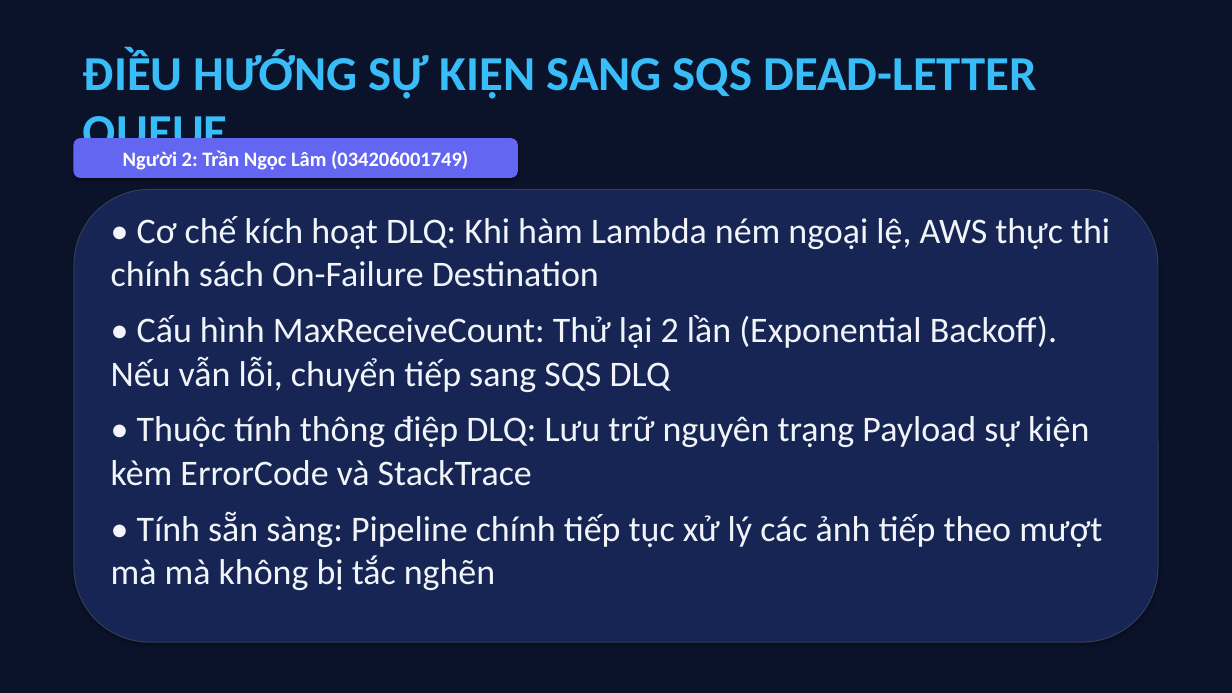
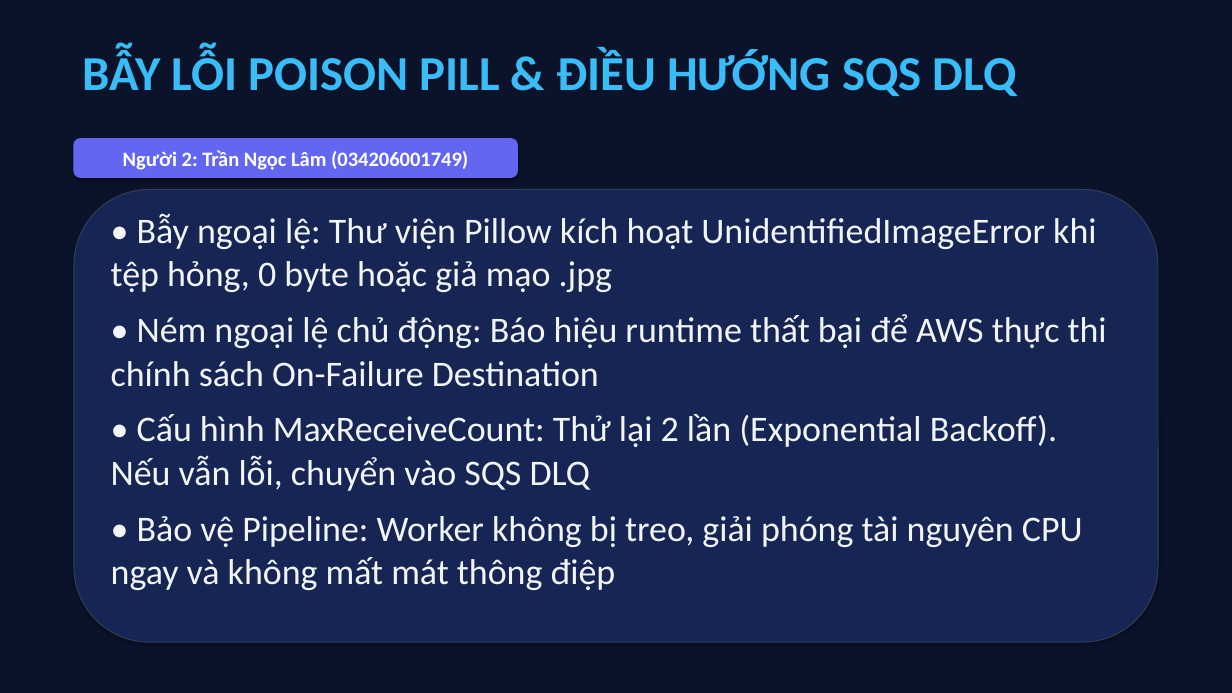
Before and after one commit to datdanghoccode/DTDM_XuLyAnh_Serverless, a slide deck: slide 8 of docs/DTDM_ThuyetTrinh_DeTai9.pptx (slide 16 before the commit). Drawn at 1232x693 pixels with LibreOffice and Linux fonts; fonts in the diff are those of the drawing. Boxes give left, top, right and bottom in pixels: in the first picture for what was removed or moved away, otherwise in the second. Text is boxed around its words. In the diff, an @@ line names an element or a change of style, - is before the commit and + after.

```diff
--- a/docs/DTDM_ThuyetTrinh_DeTai9.pptx
+++ b/docs/DTDM_ThuyetTrinh_DeTai9.pptx
@@ text at (83, 50, 1017, 96): text changed @@
-ĐIỀU HƯỚNG SỰ KIỆN SANG SQS DEAD-LETTER QUEUE
+BẪY LỖI POISON PILL & ĐIỀU HƯỚNG SQS DLQ
@@ text at (111, 214, 1107, 590): text changed @@
-• Cơ chế kích hoạt DLQ: Khi hàm Lambda ném ngoại lệ, AWS thực thi chính sách On-Failure Destination
-• Cấu hình MaxReceiveCount: Thử lại 2 lần (Exponential Backoff). Nếu vẫn lỗi, chuyển tiếp sang SQS DLQ
-• Thuộc tính thông điệp DLQ: Lưu trữ nguyên trạng Payload sự kiện kèm ErrorCode và StackTrace
-• Tính sẵn sàng: Pipeline chính tiếp tục xử lý các ảnh tiếp theo mượt mà mà không bị tắc nghẽn
+• Bẫy ngoại lệ: Thư viện Pillow kích hoạt UnidentifiedImageError khi tệp hỏng, 0 byte hoặc giả mạo .jpg
+• Ném ngoại lệ chủ động: Báo hiệu runtime thất bại để AWS thực thi chính sách On-Failure Destination
+• Cấu hình MaxReceiveCount: Thử lại 2 lần (Exponential Backoff). Nếu vẫn lỗi, chuyển vào SQS DLQ
+• Bảo vệ Pipeline: Worker không bị treo, giải phóng tài nguyên CPU ngay và không mất mát thông điệp
```
Also in this commit, not shown: 11 other slides changed, 1 slide added, 12 slides removed.
